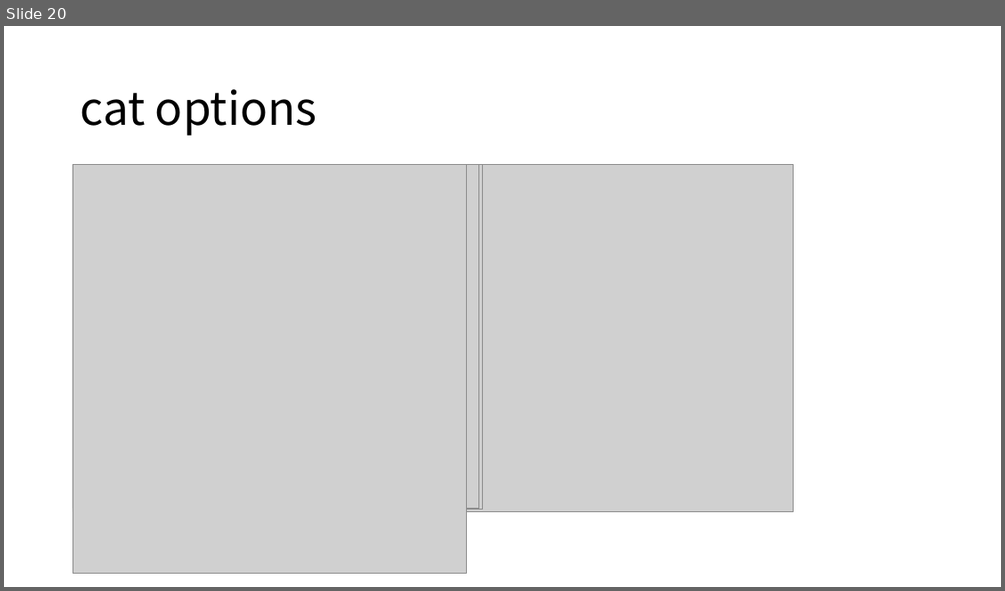
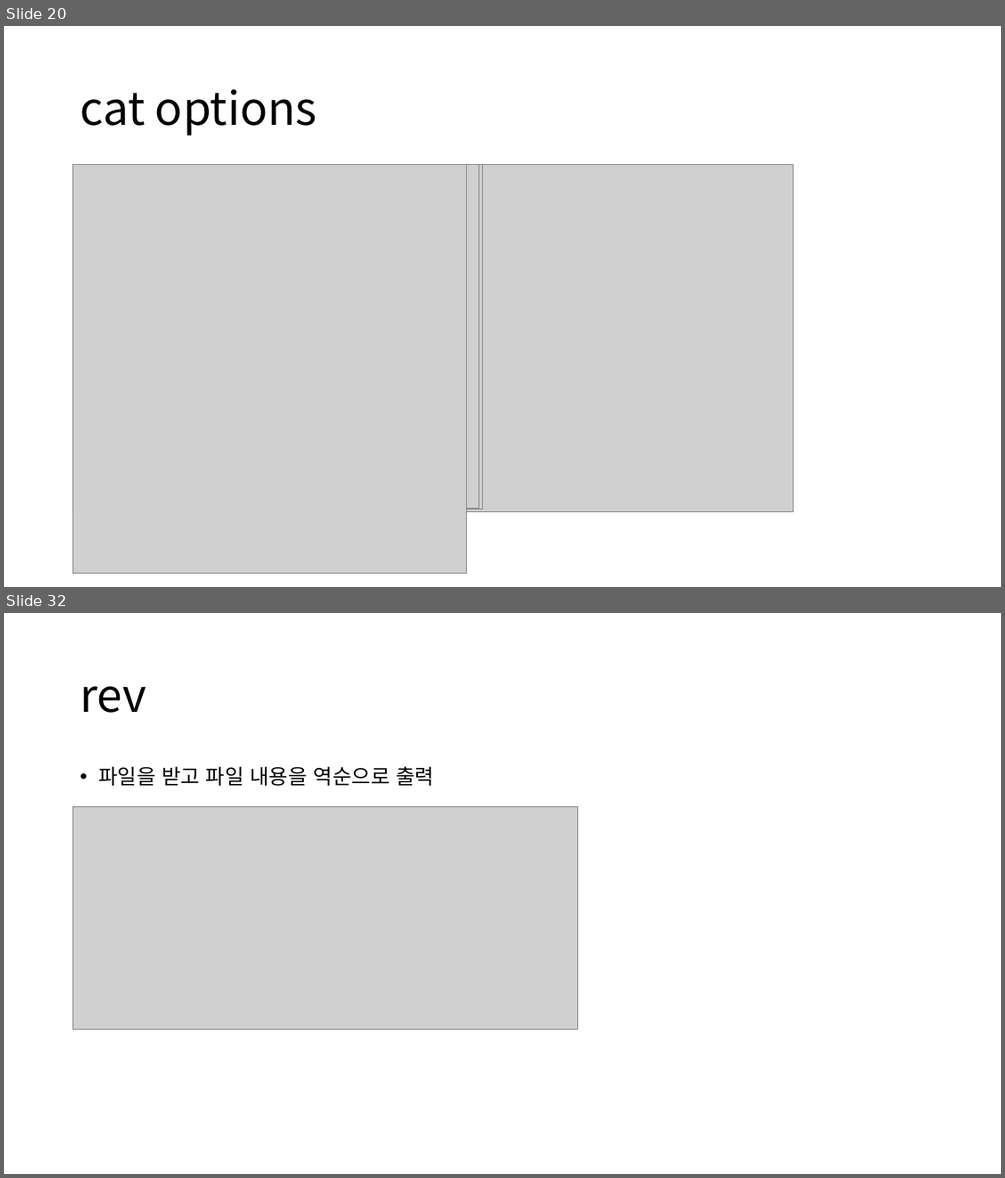
Before and after one commit to alscjf1329/SysP_3-1, a slide deck: Sys_final/SysP 기말.pptx. Shown one above the other, each under a label of ours: slide 20 before the commit, slides 20 and 32 after it; the slides between them are not shown. The pictures are 1005x591 and 1005x1178 pixels, drawn with LibreOffice and Linux fonts; fonts in the diff are those of the drawing; grey boxes stand for pictures. Boxes give left, top, right and bottom in pixels: in the first picture for what was removed or moved away, otherwise in the second. Text is boxed around its words. In the diff, an @@ line names an element or a change of style, - is before the commit and + after.

```diff
--- a/Sys_final/SysP 기말.pptx
+++ b/Sys_final/SysP 기말.pptx
@@ slide 32 added at (4, 613, 1001, 1174), background #FFFFFF @@
@@ title added at (80, 686, 146, 713), 44 pt, text #000000 @@
+rev
@@ text added at (98, 766, 434, 786), 20 pt, text #000000 @@
+• 파일을 받고 파일 내용을 역순으로 출력
@@ picture added at (73, 807, 578, 1029) @@
```
Also in this commit, not shown: 3 slides changed, 20 other slides added, 6 other files.
